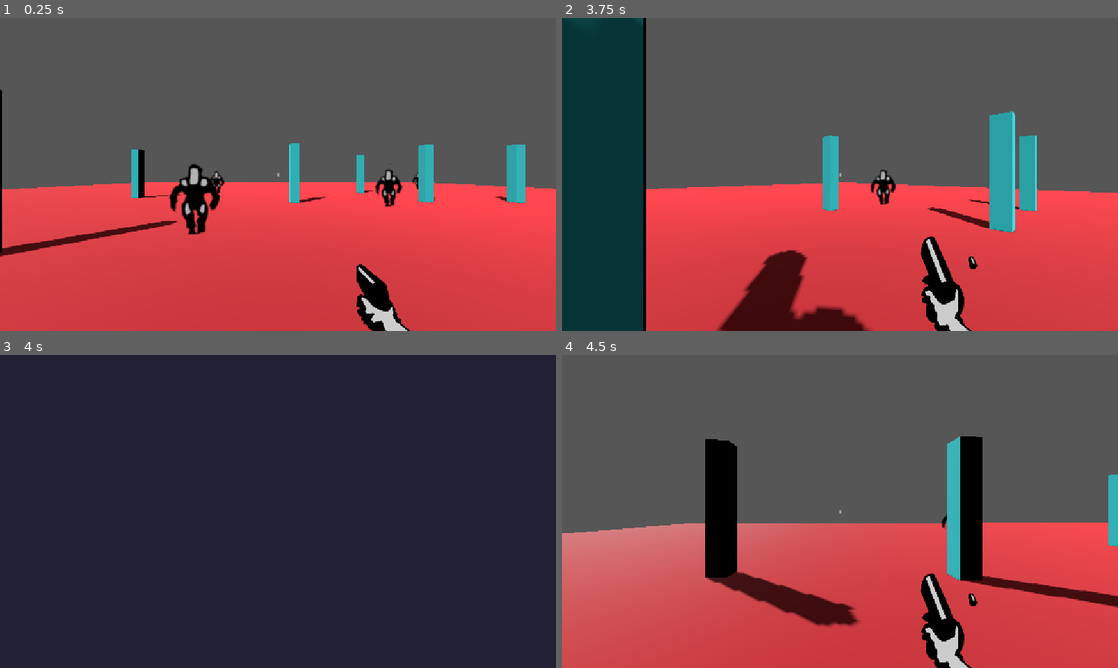
Above: before the commit, frames 1-4 (two rows, left to right).
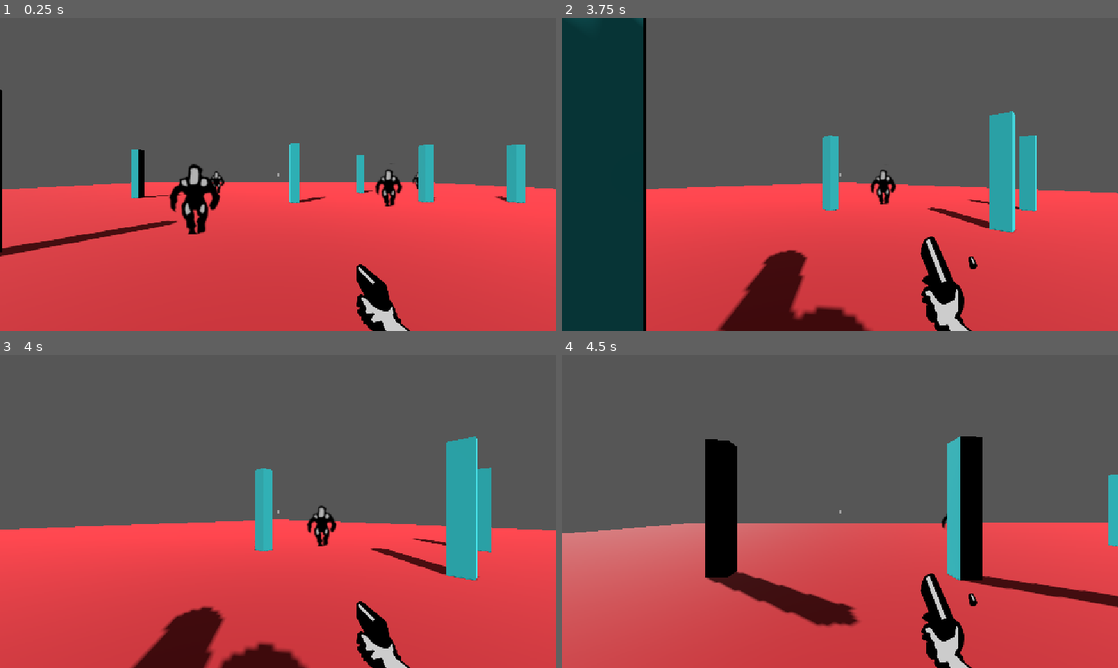
Above: after the commit, the same moments.

Repository: Limones-07/uniarts2025
Game: Godot game, scene res://scenes/environments/main.tscn
The game is run twice, just before and just after one commit, with the same random seed, the same clock (stepped at 60 frames per second) and the same inputs.
Inputs (mouse positions are in pixels of both pictures, inside the frame that each line leads up to):
- Up to frame 1 (0.25 s): no input
- Up to frame 2 (3.75 s): move the mouse to (867, 174) at 0.52 s; hold W (move_forward) from 0.53 s (still down); right-click (867, 174) at 0.6 s; move the mouse to (812, 174) at 1.27 s; right-click (812, 174) at 1.35 s; move the mouse to (851, 168) at 2.02 s; right-click (851, 168) at 2.1 s; move the mouse to (834, 180) at 2.77 s; right-click (834, 180) at 2.85 s; move the mouse to (878, 177) at 3.52 s; right-click (878, 177) at 3.6 s
- Up to frame 3 (4 s): keep holding W (move_forward)
- Up to frame 4 (4.5 s): keep holding W (move_forward); tap R (restart) at 4.15 s; move the mouse to (795, 508) at 4.27 s; right-click (795, 508) at 4.35 s

Frames 1-2 are identical in both runs. In frame 3, 100% of the frame differs, in the area x 0-100%, y 0-100%; in frame 4, nothing differs.

Commit message:
Add the Main Menu and other small fixes
Make sure the scene won't automatically change during testing,
add button styles, fonts and a placeholder image.

Diff:
--- /dev/null
+++ b/assets/engine/button_theme.tres
@@ -0,0 +1,7 @@
+[gd_resource type="Theme" load_steps=2 format=3 uid="uid://coisw4631bd4b"]
+
+[ext_resource type="FontFile" uid="uid://dsw3agdjoirvx" path="res://assets/ttf/MajorMonoDisplay-Regular.ttf" id="1_45gce"]
+
+[resource]
+Button/font_sizes/font_size = 20
+Button/fonts/font = ExtResource("1_45gce")
--- a/scenes/prefabs/enemy/enemy.gd
+++ b/scenes/prefabs/enemy/enemy.gd
@@ -5,7 +5,7 @@
 @onready var sprite = $AnimatedSprite3D
 var dead = false
 
-func _physics_process(delta: float) -> void:
+func _physics_process(_delta: float) -> void:
 	if dead:
 		return
 	if player == null:
--- a/scenes/prefabs/player/player.gd
+++ b/scenes/prefabs/player/player.gd
@@ -14,7 +14,7 @@
 	if event is InputEventMouseMotion:
 		rotation_degrees.y -= event.relative.x * MOUSE_SENSITIVITY
 
-func _process(delta: float) -> void:
+func _process(_delta: float) -> void:
 	if Input.is_action_just_pressed("escape"):
 		get_tree().quit()
 	if Input.is_action_just_pressed("restart"):
@@ -25,7 +25,7 @@
 	if Input.is_action_just_pressed("right_click"):
 		shoot()
 
-func _physics_process(delta: float) -> void:
+func _physics_process(_delta: float) -> void:
 	var input_dir := Input.get_vector("move_left", "move_right", "move_forward", "move_backward")
 	var direction := (transform.basis * Vector3(input_dir.x, 0, input_dir.y)).normalized()
 	if direction:
--- a/scenes/system/server_testing_scene/server_testing_scene.gd
+++ b/scenes/system/server_testing_scene/server_testing_scene.gd
@@ -5,21 +5,25 @@
 
 @onready var _server_interface = ServerInterface
 
-func _ready() -> void:
-	_log("Starting testing sequence. Good luck!\n")
-	await _test_defaults()
-	_log("\n")
-	await _test_defaults_2()
-	_log("\n")
-	await _test_localhost()
-	_log("\n")
-	await _test_different_port()
-	_log("\n")
-	await _test_non_defaults()
-	_log("\n")
-	await _test_disconnect_and_restart()
-	_log("\n")
-	_log("Testing complete!")
+# OBS: Please only use when testing the server. Leaving this functional by default
+# greatly impacts the development cycle, as it automatically changes scenes in the middle
+# of testing sequences.
+
+#func _ready() -> void:
+	#_log("Starting testing sequence. Good luck!\n")
+	#await _test_defaults()
+	#_log("\n")
+	#await _test_defaults_2()
+	#_log("\n")
+	#await _test_localhost()
+	#_log("\n")
+	#await _test_different_port()
+	#_log("\n")
+	#await _test_non_defaults()
+	#_log("\n")
+	#await _test_disconnect_and_restart()
+	#_log("\n")
+	#_log("Testing complete!")
 
 func _test_defaults() -> void:
 	_log("Spawning server with default value (port 35565)...")
--- /dev/null
+++ b/scenes/ui/Main Menu.tscn
@@ -0,0 +1,71 @@
+[gd_scene load_steps=5 format=3 uid="uid://2kbbongpgakm"]
+
+[ext_resource type="FontFile" uid="uid://doedntugj2cb8" path="res://assets/ttf/Barrio-Regular.ttf" id="1_p8ecq"]
+[ext_resource type="Texture2D" uid="uid://40dy5fh0twmt" path="res://assets/jpg/placeholder.jpg" id="2_d1pup"]
+[ext_resource type="Theme" uid="uid://coisw4631bd4b" path="res://assets/engine/button_theme.tres" id="2_wyhiu"]
+
+[sub_resource type="LabelSettings" id="LabelSettings_wyhiu"]
+font = ExtResource("1_p8ecq")
+font_size = 60
+
+[node name="MainMenu" type="Control"]
+layout_mode = 3
+anchors_preset = 15
+anchor_right = 1.0
+anchor_bottom = 1.0
+grow_horizontal = 2
+grow_vertical = 2
+
+[node name="HSplitContainer" type="HBoxContainer" parent="."]
+layout_mode = 1
+anchors_preset = 15
+anchor_right = 1.0
+anchor_bottom = 1.0
+grow_horizontal = 2
+grow_vertical = 2
+alignment = 1
+
+[node name="VBoxContainer" type="VBoxContainer" parent="HSplitContainer"]
+layout_mode = 2
+size_flags_horizontal = 3
+alignment = 1
+
+[node name="Label" type="Label" parent="HSplitContainer/VBoxContainer"]
+layout_mode = 2
+text = "Cidade Das
+Sombras"
+label_settings = SubResource("LabelSettings_wyhiu")
+horizontal_alignment = 1
+
+[node name="Button" type="Button" parent="HSplitContainer/VBoxContainer"]
+custom_minimum_size = Vector2(300, 35)
+layout_mode = 2
+size_flags_horizontal = 4
+size_flags_vertical = 4
+theme = ExtResource("2_wyhiu")
+text = "Singleplayer"
+
+[node name="Button2" type="Button" parent="HSplitContainer/VBoxContainer"]
+custom_minimum_size = Vector2(300, 35)
+layout_mode = 2
+size_flags_horizontal = 4
+theme = ExtResource("2_wyhiu")
+text = "Multiplayer"
+
+[node name="Button3" type="Button" parent="HSplitContainer/VBoxContainer"]
+custom_minimum_size = Vector2(300, 35)
+layout_mode = 2
+size_flags_horizontal = 4
+theme = ExtResource("2_wyhiu")
+text = "Configurações"
+
+[node name="Container" type="CenterContainer" parent="HSplitContainer"]
+layout_mode = 2
+size_flags_horizontal = 3
+
+[node name="TextureRect" type="TextureRect" parent="HSplitContainer/Container"]
+custom_minimum_size = Vector2(500, 377)
+layout_mode = 2
+texture = ExtResource("2_d1pup")
+expand_mode = 2
+stretch_mode = 4
Binary file added: assets/jpg/placeholder.jpg
Not shown, added: assets/jpg/placeholder.jpg.import
Binary file added: assets/ttf/Barrio-Regular.ttf
Not shown, added: assets/ttf/Barrio-Regular.ttf.import
Binary file added: assets/ttf/MajorMonoDisplay-Regular.ttf
Not shown, added: assets/ttf/MajorMonoDisplay-Regular.ttf.import
